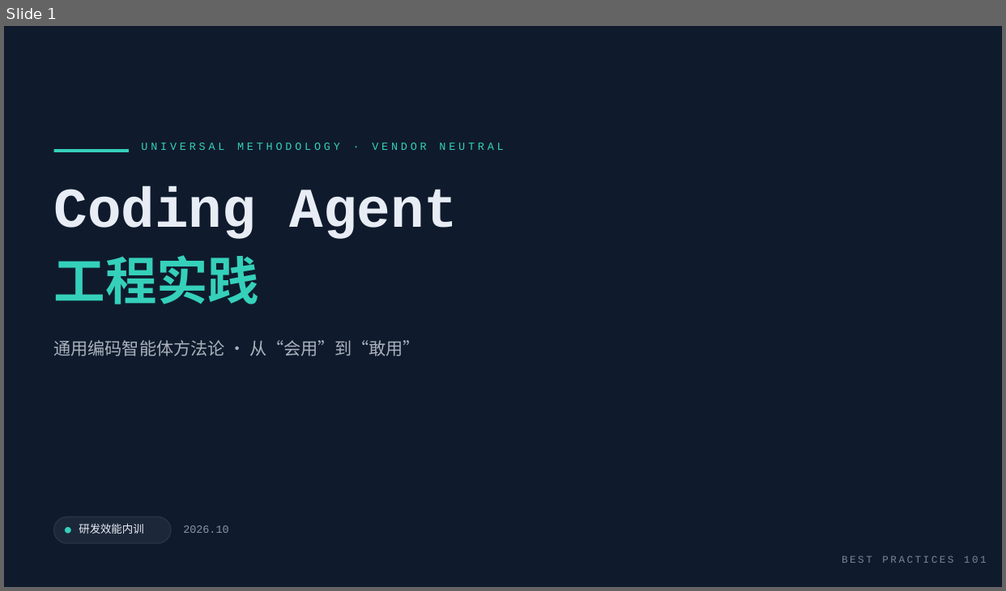
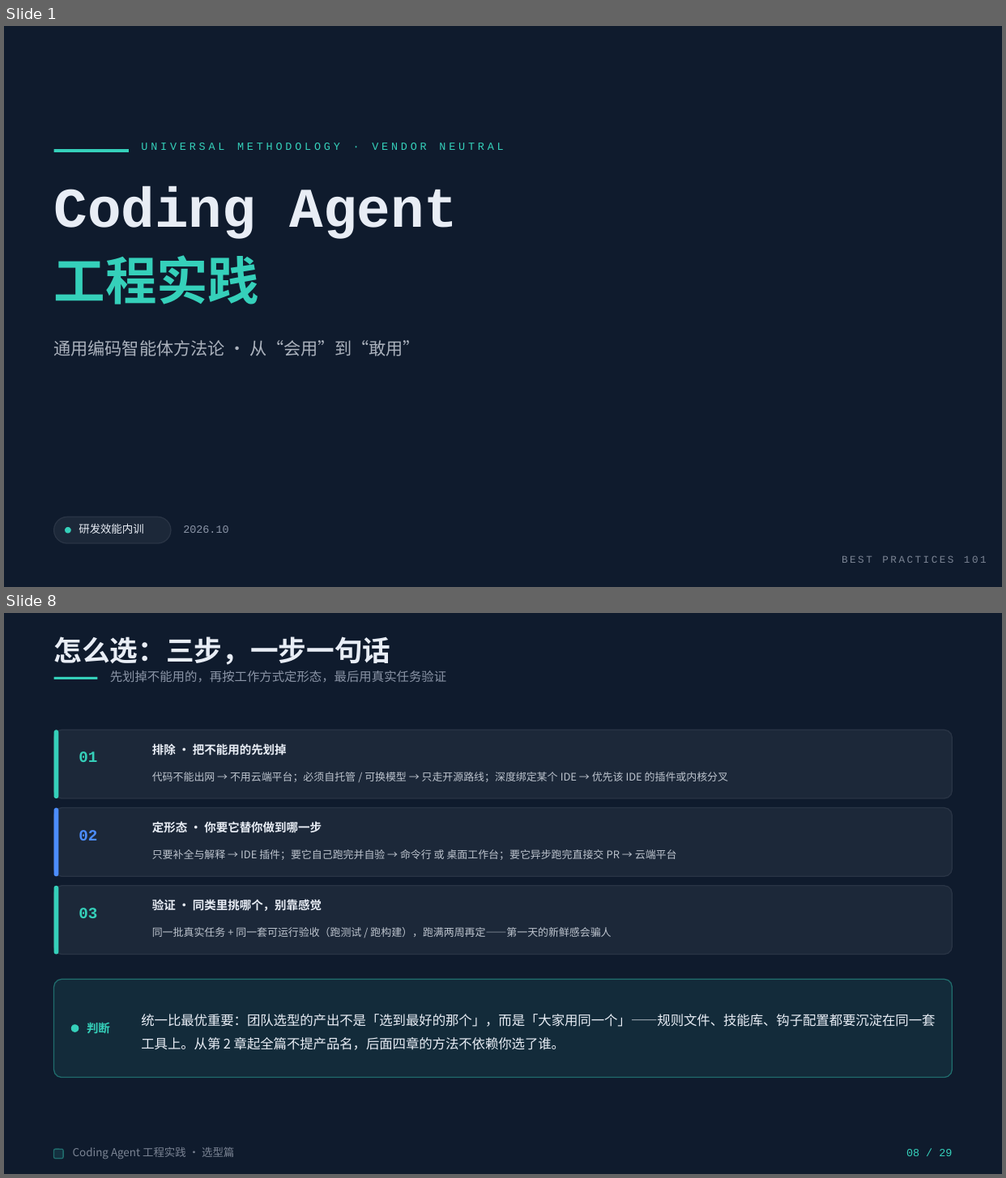
Before and after one commit to Yqghlx/AI_Learn, a slide deck: Coding Agent 实战指南/Coding Agent 工程实践（通用版）.pptx. Shown one above the other, each under a label of ours: slide 1 before the commit, slides 1 and 8 after it; the slides between them are not shown. The pictures are 1006x591 and 1006x1178 pixels, drawn with LibreOffice and Linux fonts; fonts in the diff are those of the drawing; background and template pictures are left out. Boxes give left, top, right and bottom in pixels: in the first picture for what was removed or moved away, otherwise in the second. Text is boxed around its words. In the diff, an @@ line names an element or a change of style, - is before the commit and + after.

```diff
--- a/Coding Agent 实战指南/Coding Agent 工程实践（通用版）.pptx
+++ b/Coding Agent 实战指南/Coding Agent 工程实践（通用版）.pptx
@@ slide 8 added at (4, 613, 1002, 1174), background #0F1B2D @@
@@ text added at (54, 636, 391, 665), 27 pt, text #E8EDF5, bold @@
+怎么选：三步，一步一句话
@@ rectangle added at (54, 677, 98, 679), fill #35D0BA @@
@@ text added at (110, 671, 446, 683), 12 pt, text #8A94A6 @@
+先划掉不能用的，再按工作方式定形态，最后用真实任务验证
@@ rounded rectangle added at (54, 730, 953, 798), fill #1C2839, outline #293445 1 pt @@
@@ rounded rectangle added at (54, 730, 58, 798), fill #35D0BA @@
@@ text added at (79, 752, 97, 762), 15 pt, text #35D0BA, bold @@
+01
@@ text added at (152, 743, 287, 755), 11.2 pt, text #E8EDF5, bold @@
+排除 · 把不能用的先划掉
@@ text added at (152, 772, 728, 782), 10.1 pt, text #BCC3CD @@
+代码不能出网 → 不用云端平台；必须自托管 / 可换模型 → 只走开源路线；深度绑定某个 IDE → 优先该 IDE 的插件或内核分叉
@@ rounded rectangle added at (54, 807, 953, 876), fill #1C2839, outline #293445 1 pt @@
@@ rounded rectangle added at (54, 807, 58, 876), fill #4C8DFF @@
@@ text added at (79, 830, 97, 841), 15 pt, text #4C8DFF, bold @@
+02
@@ text added at (152, 821, 322, 833), 11.2 pt, text #E8EDF5, bold @@
+定形态 · 你要它替你做到哪一步
@@ text added at (152, 850, 677, 860), 10.1 pt, text #BCC3CD @@
+只要补全与解释 → IDE 插件；要它自己跑完并自验 → 命令行 或 桌面工作台；要它异步跑完直接交 PR → 云端平台
@@ rounded rectangle added at (54, 886, 953, 955), fill #1C2839, outline #293445 1 pt @@
@@ rounded rectangle added at (54, 886, 58, 955), fill #35D0BA @@
@@ text added at (152, 899, 322, 911), 11.2 pt, text #E8EDF5, bold @@
+验证 · 同类里挑哪个，别靠感觉
@@ text added at (79, 908, 97, 918), 15 pt, text #35D0BA, bold @@
+03
@@ text added at (152, 927, 611, 937), 10.1 pt, text #BCC3CD @@
+同一批真实任务 + 同一套可运行验收（跑测试 / 跑构建），跑满两周再定——第一天的新鲜感会骗人
@@ rounded rectangle added at (54, 980, 953, 1078), fill #132B3A, outline #206D6D 1 pt @@
@@ rounded rectangle added at (71, 1024, 79, 1033), fill #35D0BA @@
@@ text added at (87, 1023, 110, 1033), 11.2 pt, text #35D0BA, bold @@
+判断
@@ text added at (141, 1014, 935, 1050), 12.8 pt, text #E8EDF5 @@
+统一比最优重要：团队选型的产出不是「选到最好的那个」，而是「大家用同一个」——规则文件、技能库、钩子配置都要沉淀在同一套工具上。从第 2 章起全篇不提产品名，后面四章的方法不依赖你选了谁。
@@ rounded rectangle added at (54, 1150, 63, 1159), fill #143140, outline #206D6D 1 pt @@
@@ text added at (73, 1148, 234, 1159), 10.5 pt, text #7B8494 @@
+Coding Agent 工程实践 · 选型篇
@@ text added at (906, 1149, 952, 1157), 10.5 pt, text #35D0BA @@
+08 / 29
```
Also in this commit, not shown: 21 slides changed, 5 other slides added, 3 other files.
